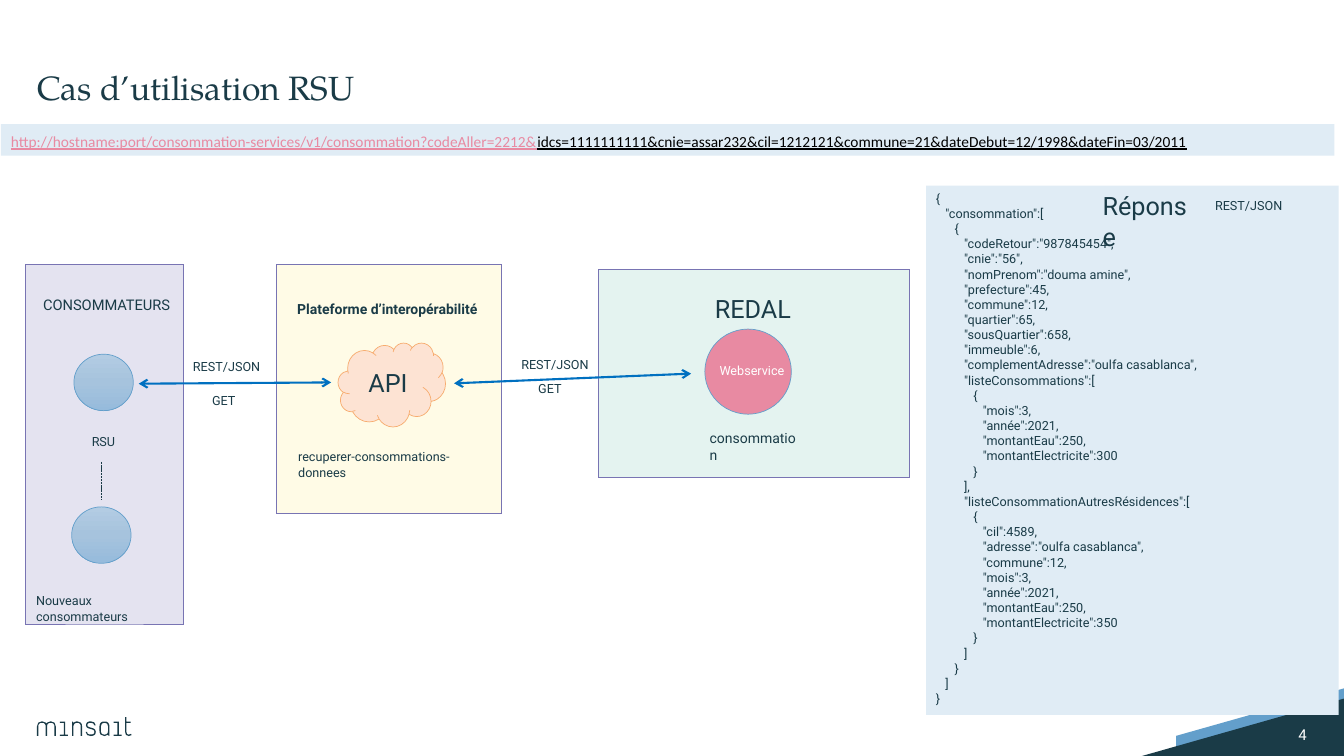
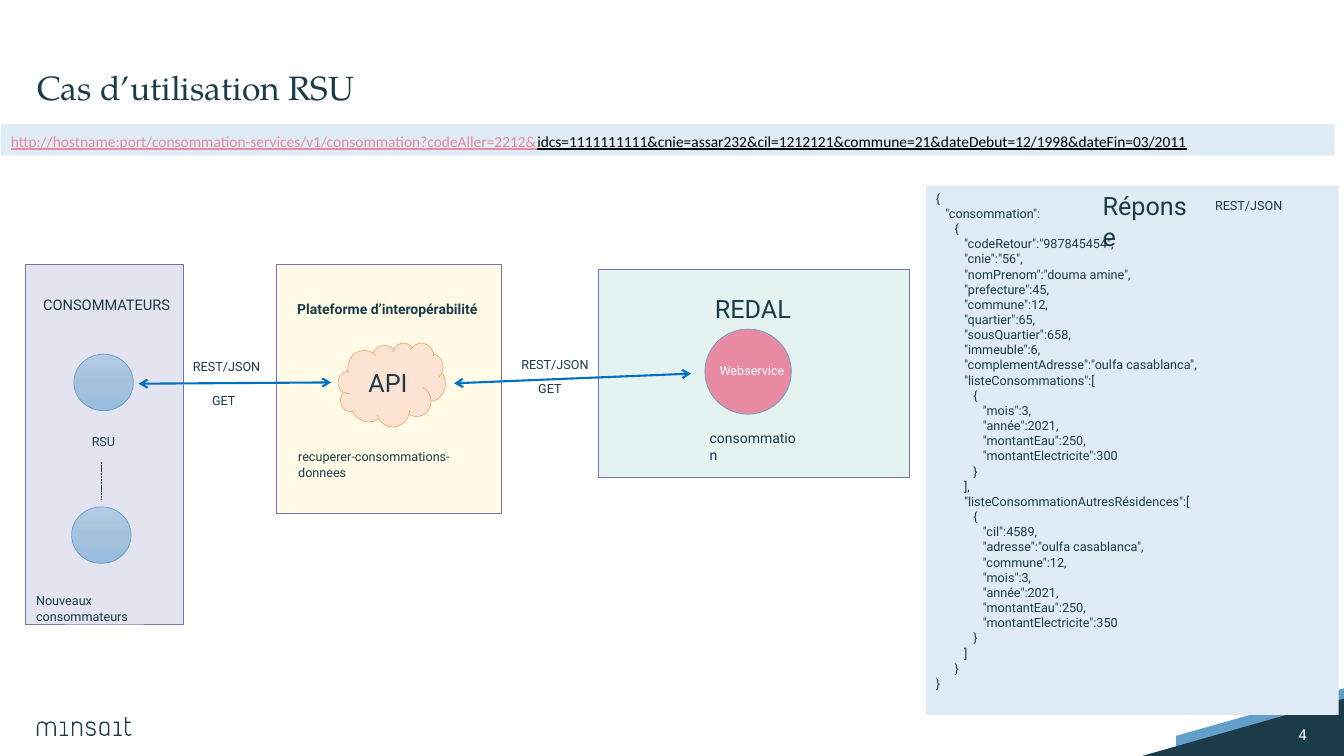
Before and after one commit to aminedouma2021/WSO2RSU, a slide deck: slide 4 of docs/ADD-IN-DTS-05-V01 Diagramas_RSU.pptx. Drawn at 1344x756 pixels with LibreOffice and Linux fonts; fonts in the diff are those of the drawing; background and template pictures are left out. Boxes give left, top, right and bottom in pixels: in the first picture for what was removed or moved away, otherwise in the second. Text is boxed around its words. In the diff, an @@ line names an element or a change of style, - is before the commit and + after.

```diff
--- a/docs/ADD-IN-DTS-05-V01 Diagramas_RSU.pptx
+++ b/docs/ADD-IN-DTS-05-V01 Diagramas_RSU.pptx
@@ text in rectangle at [927, 186, 1339, 715]: paragraph removed @@
-]
@@ text in rectangle at [945, 208, 1040, 218]: text changed @@
-"consommation":[
+"consommation":
```
Also in this commit, not shown: 3 other slides changed, 6 other files.
